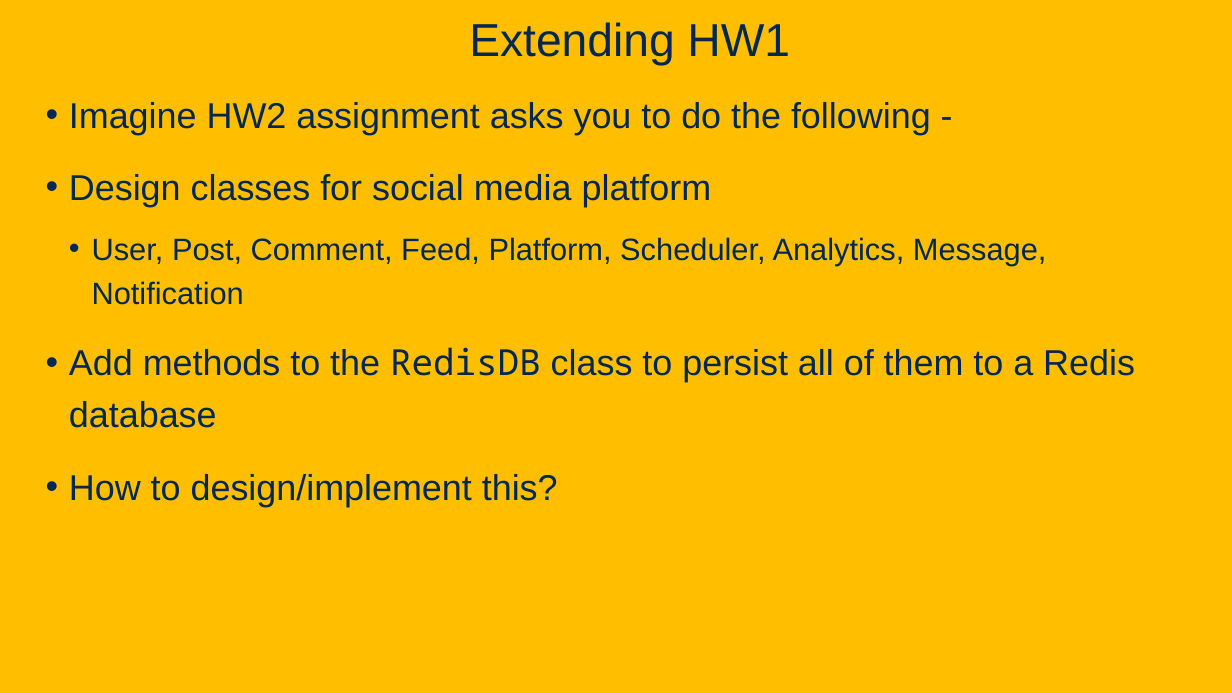
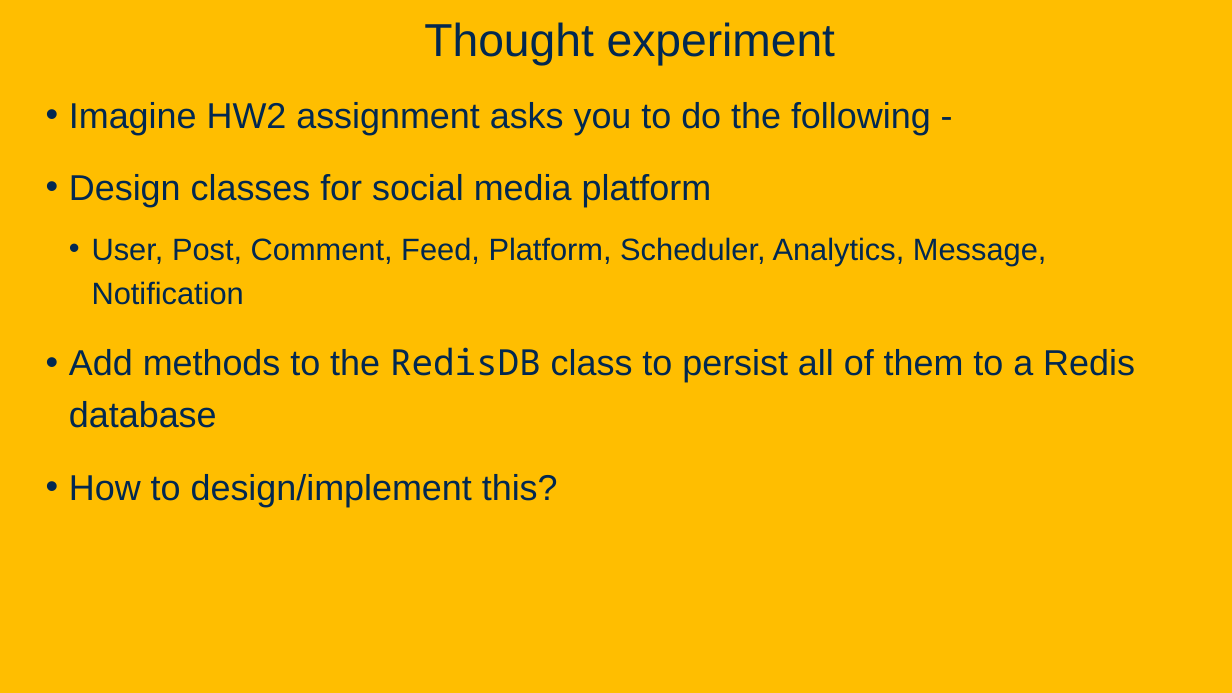
Before and after one commit to davsec-teaching/ecs160-f25, a slide deck: slide 6 of slides/5_annotations_and_reflection.pptx. Drawn at 1232x693 pixels with LibreOffice and Linux fonts; fonts in the diff are those of the drawing; background and template pictures are left out. Boxes give left, top, right and bottom in pixels: in the first picture for what was removed or moved away, otherwise in the second. Text is boxed around its words. In the diff, an @@ line names an element or a change of style, - is before the commit and + after.

```diff
--- a/slides/5_annotations_and_reflection.pptx
+++ b/slides/5_annotations_and_reflection.pptx
@@ title at [424, 22, 835, 66]: text changed @@
-Extending HW1
+Thought experiment
```
Also in this commit, not shown: 10 other slides changed, 9 slides added, 1 slide removed.
